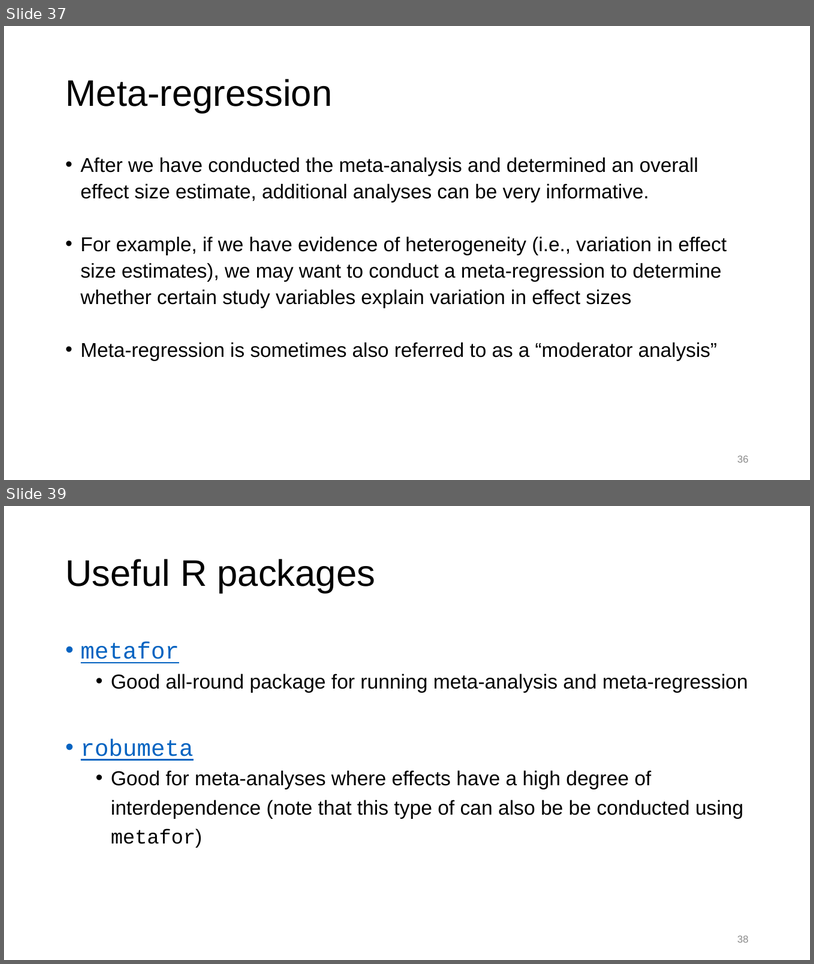
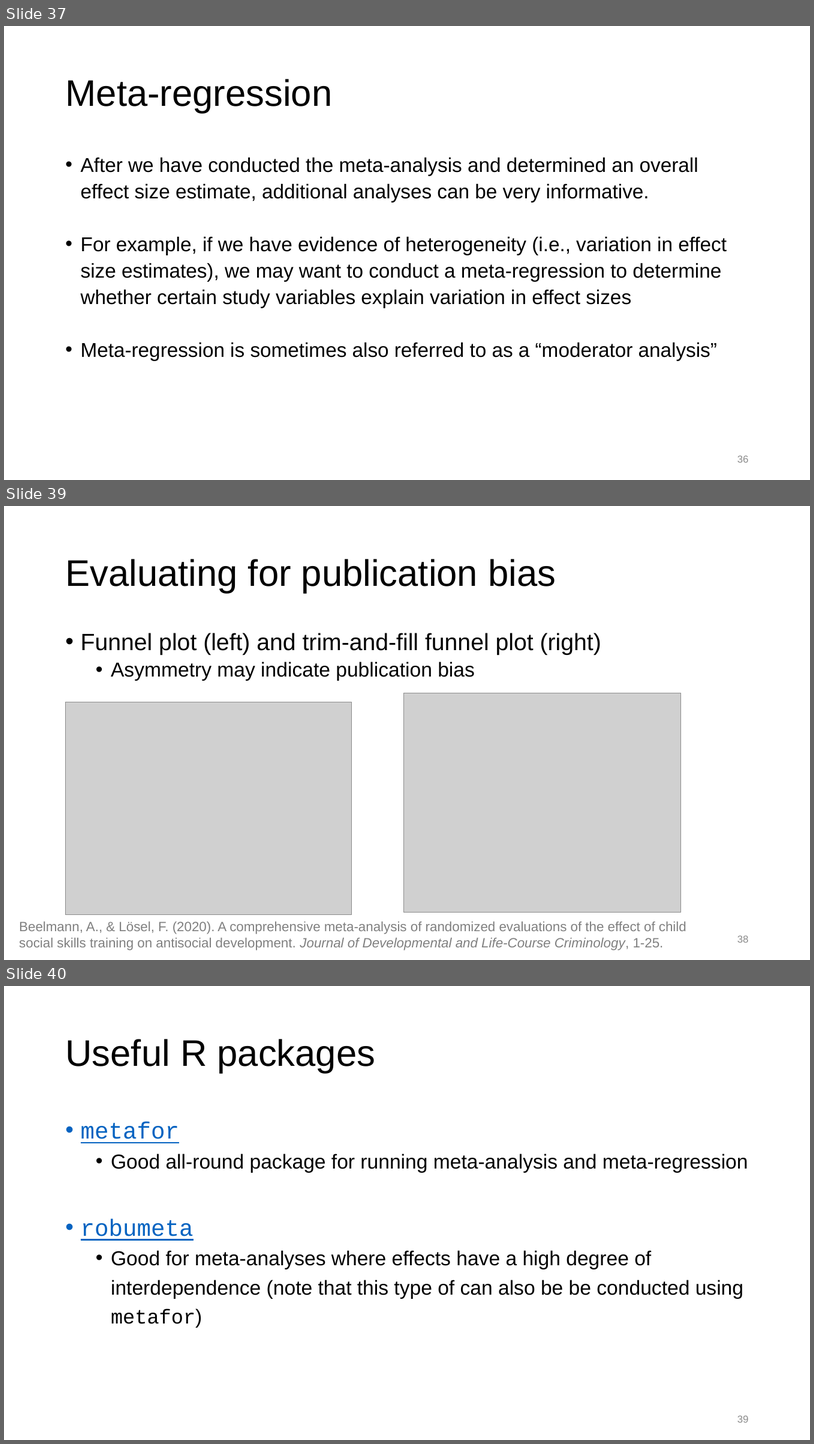
Before and after one commit to tmober/meta-workshop, a slide deck: 02_Intro_Meta-analysis_2021-07-06.pptx. Shown one above the other, each under a label of ours: slides 37 and 39 before the commit, slides 37, 39 and 40 after it; the slides between them are not shown. The pictures are 814x964 and 814x1444 pixels, drawn with LibreOffice and Linux fonts; fonts in the diff are those of the drawing; grey boxes stand for pictures. Boxes give left, top, right and bottom in pixels: in the first picture for what was removed or moved away, otherwise in the second. Text is boxed around its words. In the diff, an @@ line names an element or a change of style, - is before the commit and + after.

```diff
--- a/02_Intro_Meta-analysis_2021-07-06.pptx
+++ b/02_Intro_Meta-analysis_2021-07-06.pptx
@@ slide 39 added at (4, 506, 810, 960), background #FFFFFF @@
@@ title added at (65, 559, 556, 593), 44 pt, text #000000 @@
+Evaluating for publication bias
@@ text added at (81, 633, 602, 681), 28 pt, text #000000 @@
+• Funnel plot (left) and trim-and-fill funnel plot (right)
+  • Asymmetry may indicate publication bias
@@ picture added at (66, 702, 352, 915) @@
@@ picture added at (404, 693, 681, 912) @@
@@ text added at (19, 921, 687, 950), 16 pt, text #808080 @@
+Beelmann, A., & Lösel, F. (2020). A comprehensive meta-analysis of randomized evaluations of the effect of child social skills training on antisocial development. Journal of Developmental and Life-Course Criminology, 1-25.
@@ page number added at (738, 935, 749, 942), 12 pt, text #8C8C8C @@
+38
@@ what was slide 39 is now slide 40 @@
```
Also in this commit, not shown: 8 slides changed, 2 other files.
